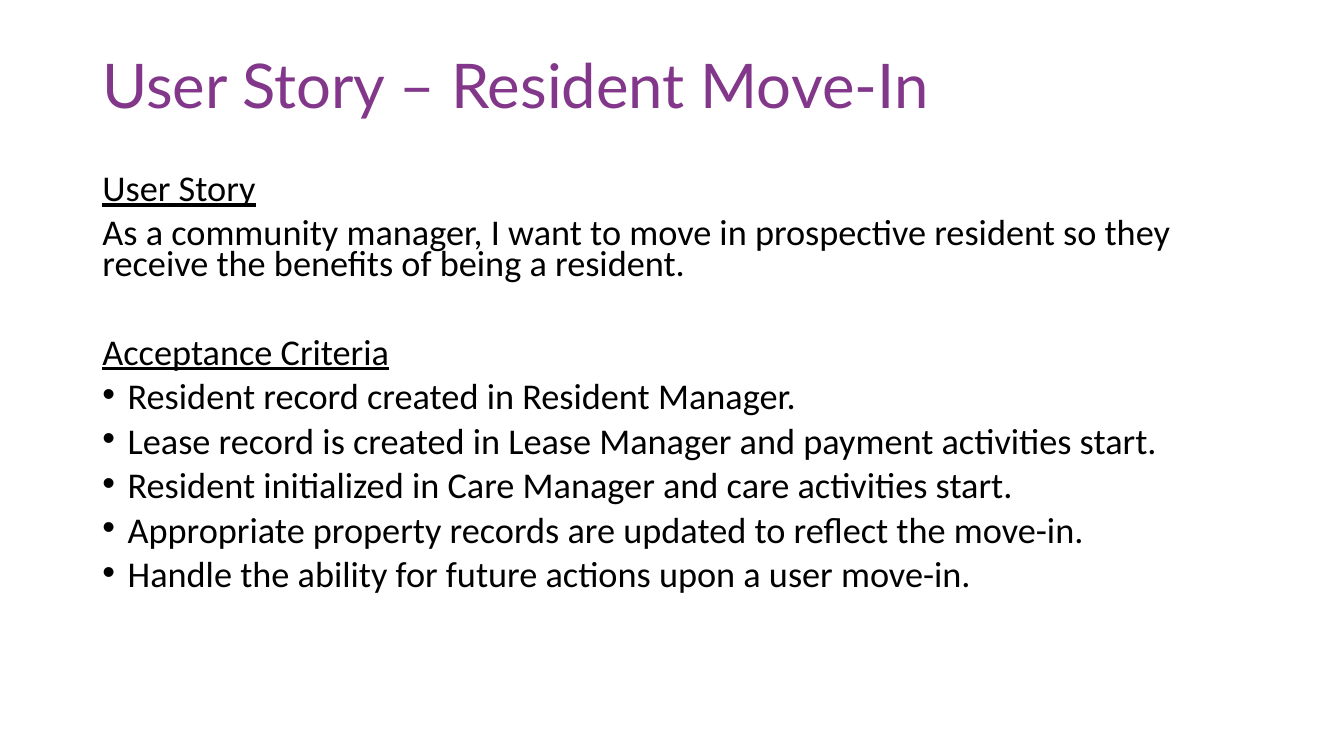
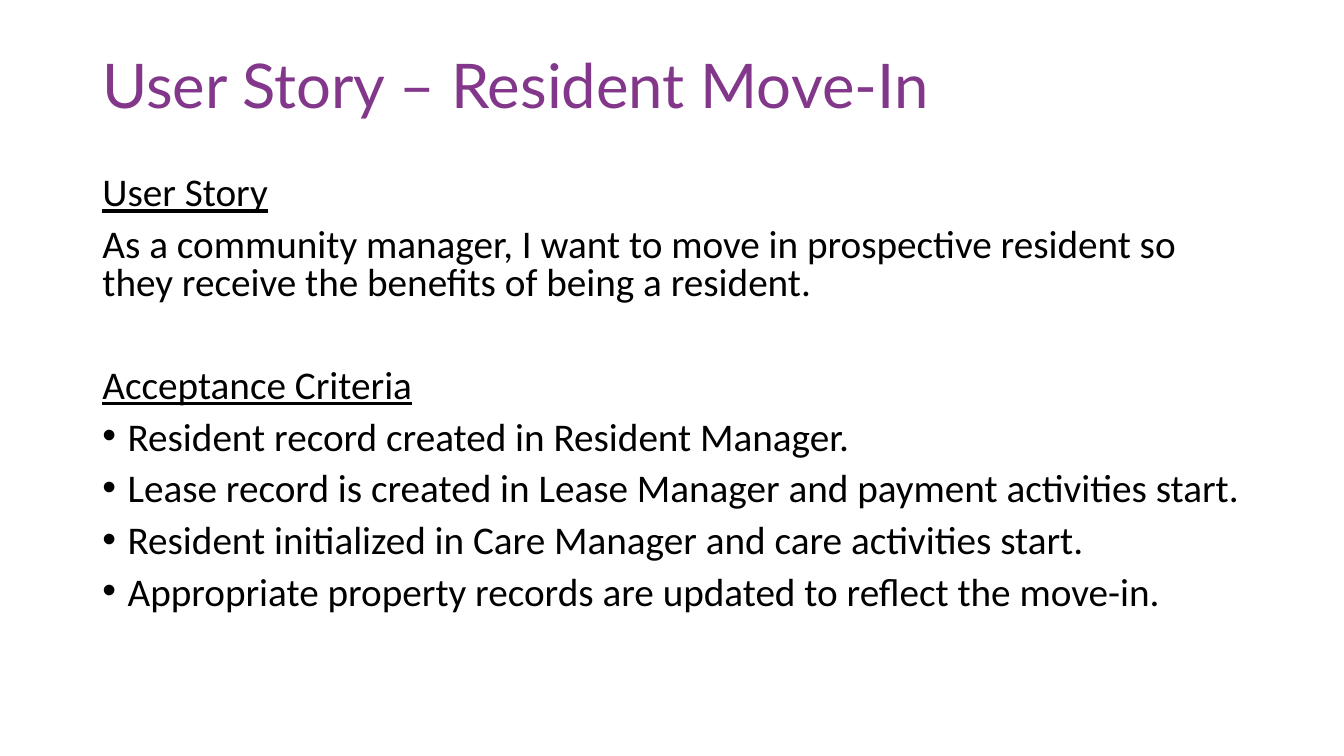
Before and after one commit to TaleLearnCode/FileName-EventDrivenArchitectedMicroservice, a slide deck: slide 4 of FileNew-EventDrivenArchitectedMicroservice_SACLondon.pptx. Drawn at 1344x756 pixels with LibreOffice and Linux fonts; fonts in the diff are those of the drawing; background and template pictures are left out. Boxes give left, top, right and bottom in pixels: in the first picture for what was removed or moved away, otherwise in the second. Text is boxed around its words. In the diff, an @@ line names an element or a change of style, - is before the commit and + after.

```diff
--- a/FileNew-EventDrivenArchitectedMicroservice_SACLondon.pptx
+++ b/FileNew-EventDrivenArchitectedMicroservice_SACLondon.pptx
@@ text "User Story" at (x1=102, y1=180, x2=1239, y2=613): size 25.9 to 28 pt; line spacing 0.7 to 0.8 @@
@@ text at (x1=128, y1=561, x2=971, y2=593): paragraph removed @@
-• Handle the ability for future actions upon a user move-in.
```
Also in this commit, not shown: 8 slides added, 2 other files.
